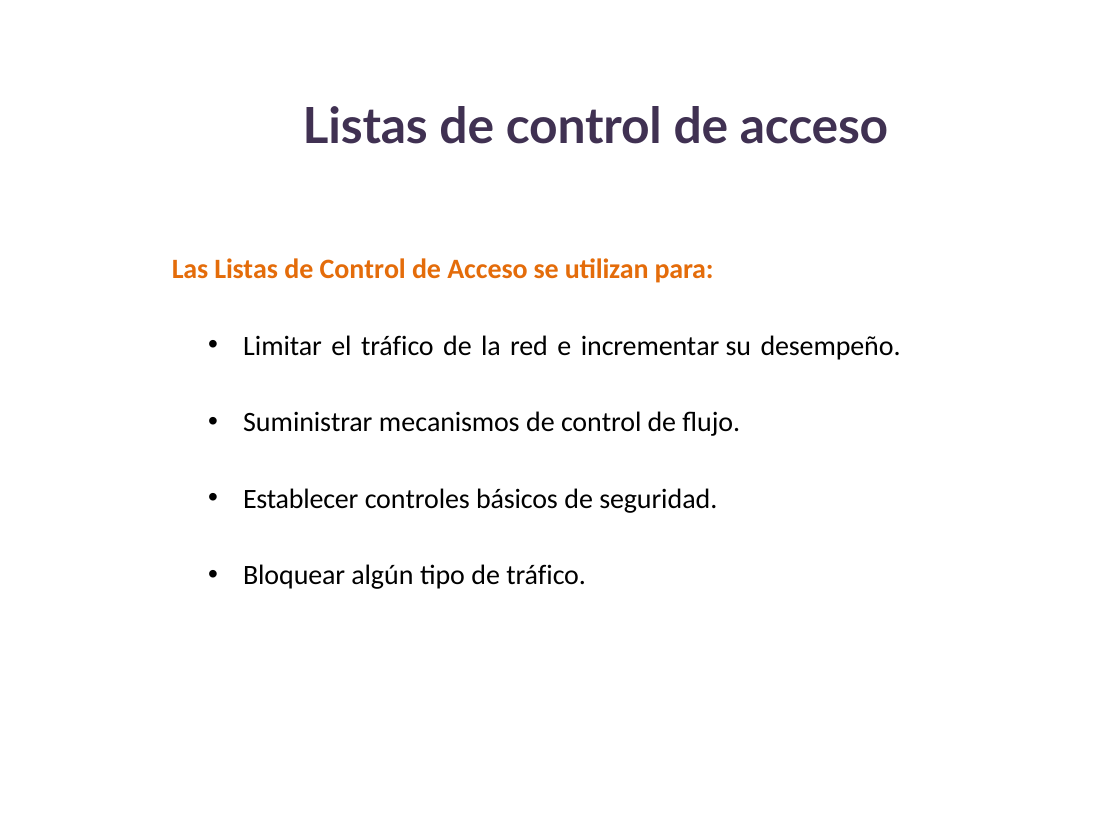
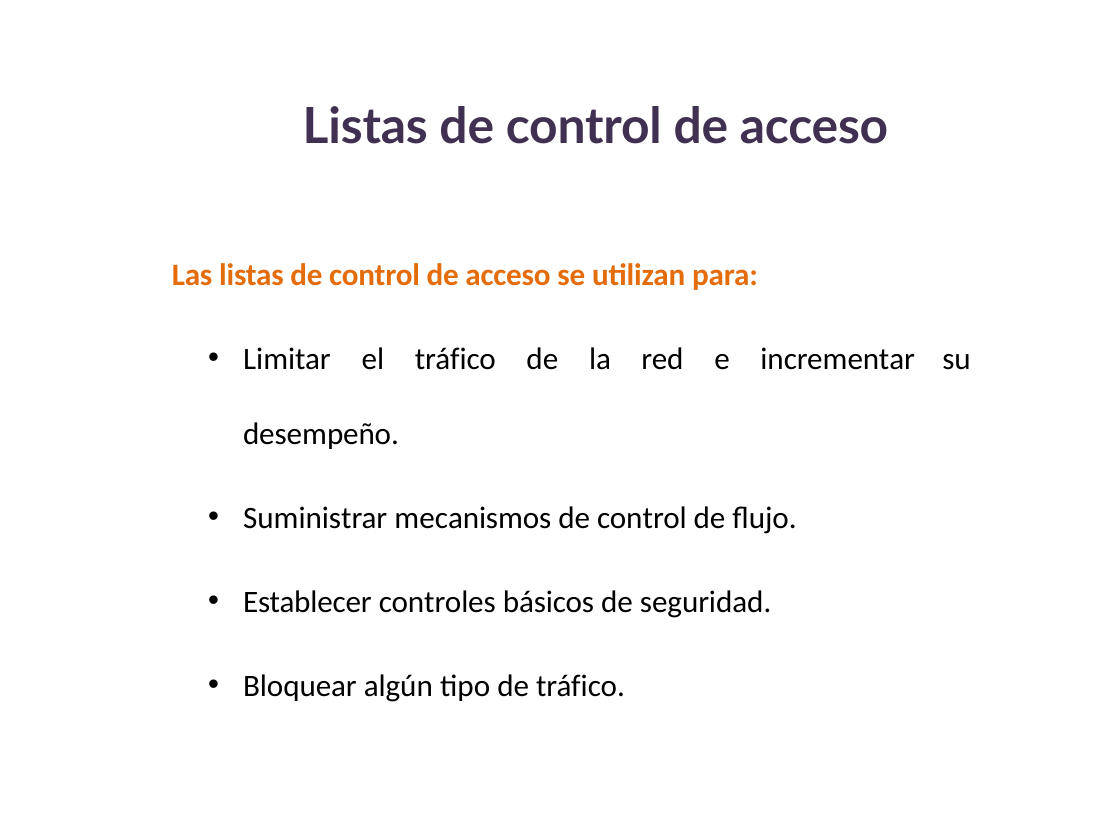
Before and after one commit to lizetheP/WAN, a slide deck: slide 5 of Calendario2025/Presentaciones/11_1_ACLs.pptx. Drawn at 1120x840 pixels with LibreOffice and Linux fonts; fonts in the diff are those of the drawing. Boxes give left, top, right and bottom in pixels: in the first picture for what was removed or moved away, otherwise in the second. Text is boxed around its words. In the diff, an @@ line names an element or a change of style, - is before the commit and + after.

```diff
--- a/Calendario2025/Presentaciones/11_1_ACLs.pptx
+++ b/Calendario2025/Presentaciones/11_1_ACLs.pptx
@@ text at (172,263,758,290): text changed; size 18 to 20 pt @@
-Las Listas de Control de Acceso se utilizan para:
+Las listas de control de acceso se utilizan para:
@@ text at (243,347,970,702): size 18 to 20 pt in "Limitar el tráfico de la red e ...", "Suministrar mecanismos de control de flujo.", "Establecer controles básicos de seguridad.", "Bloquear algún tipo de tráfico." @@
```
Also in this commit, not shown: 2 slides removed, 47 other files.
